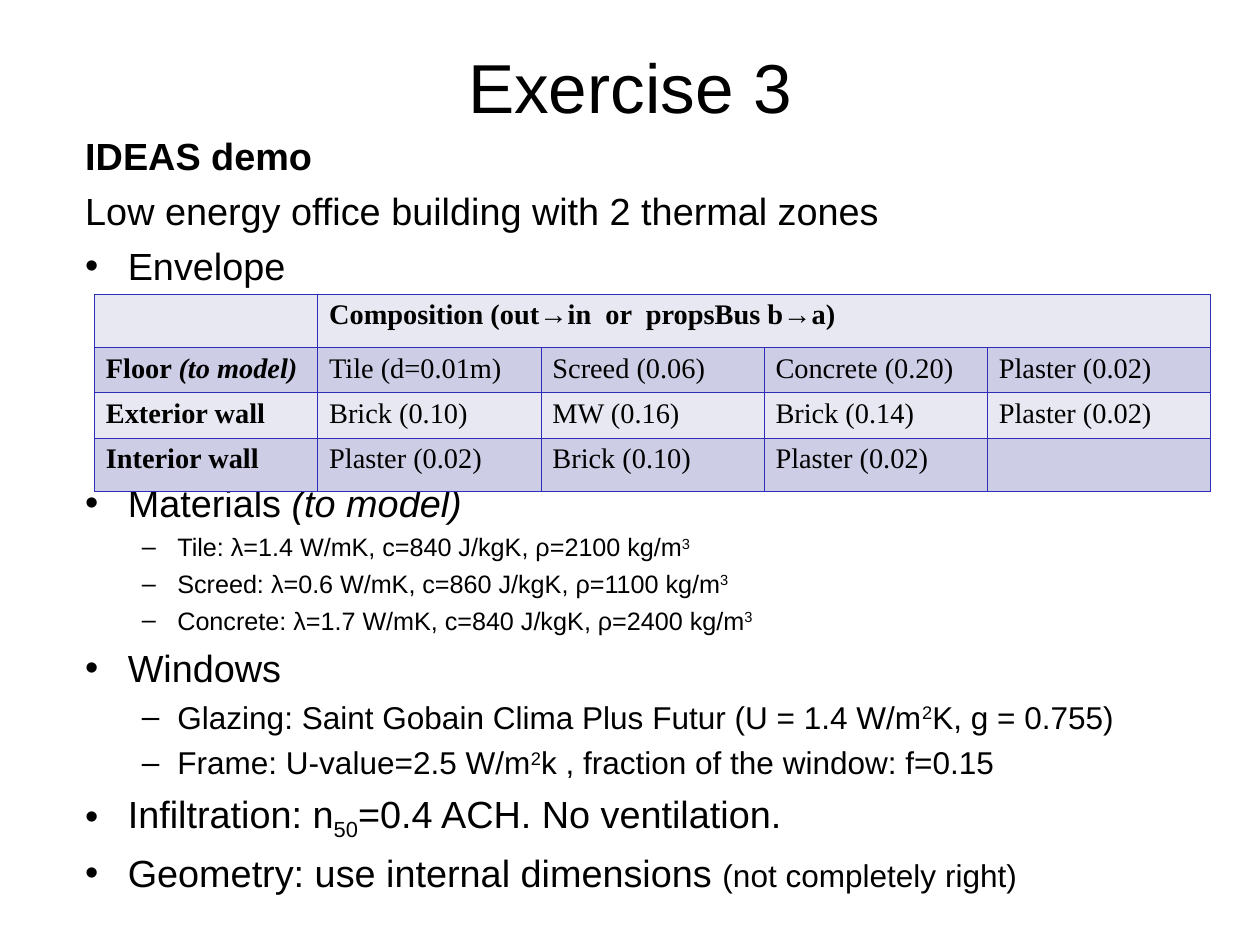
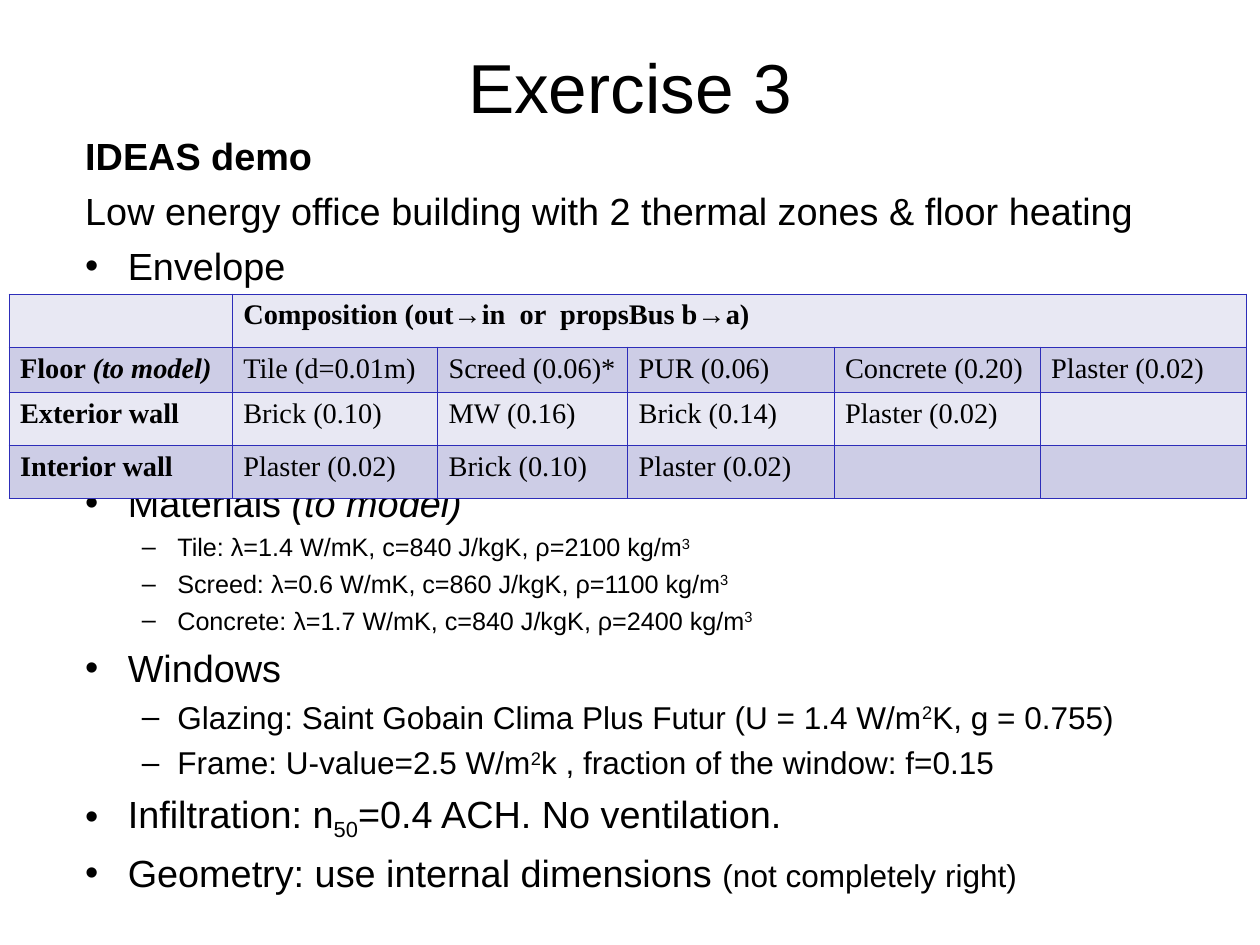
Before and after one commit to open-ideas/__CrashCourse__, a slide deck: slide 21 of Slides/CrashCourse_2014.ppt (slide 20 before the commit). Drawn at 1260x945 pixels with LibreOffice and Linux fonts; fonts in the diff are those of the drawing. Boxes give left, top, right and bottom in pixels: in the first picture for what was removed or moved away, otherwise in the second. Text is boxed around its words. In the diff, an @@ line names an element or a change of style, - is before the commit and + after.

```diff
--- a/Slides/CrashCourse_2014.ppt
+++ b/Slides/CrashCourse_2014.ppt
@@ text at bbox=[85, 197, 1133, 232]: text changed @@
-Low energy office building with 2 thermal zones
+Low energy office building with 2 thermal zones & floor heating
@@ table at bbox=[9, 294, 1248, 485] @@
-column 3:  | Screed (0.06) | MW (0.16) | Brick (0.10)
-column 4:  | Concrete (0.20) | Brick (0.14) | Plaster (0.02)
-column 5:  | Plaster (0.02) | Plaster (0.02) | 
+column 3:  | Screed (0.06)* | MW (0.16) | Brick (0.10)
+column 4:  | PUR (0.06) | Brick (0.14) | Plaster (0.02)
+column 5:  | Concrete (0.20) | Plaster (0.02) | 
+column 6:  | Plaster (0.02) |  | 
@@ table: place and size @@
-table at bbox=[94, 294, 1211, 478]
+table at bbox=[9, 294, 1248, 485]
```
Also in this commit, not shown: 3 other slides changed, 2 slides added, 2 slides removed.
